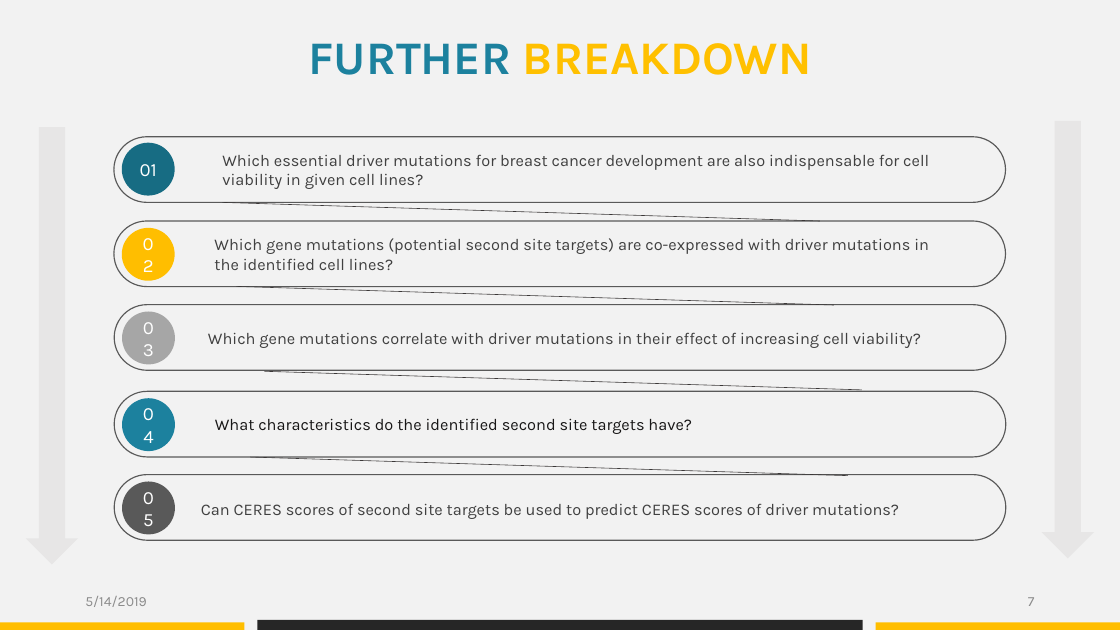
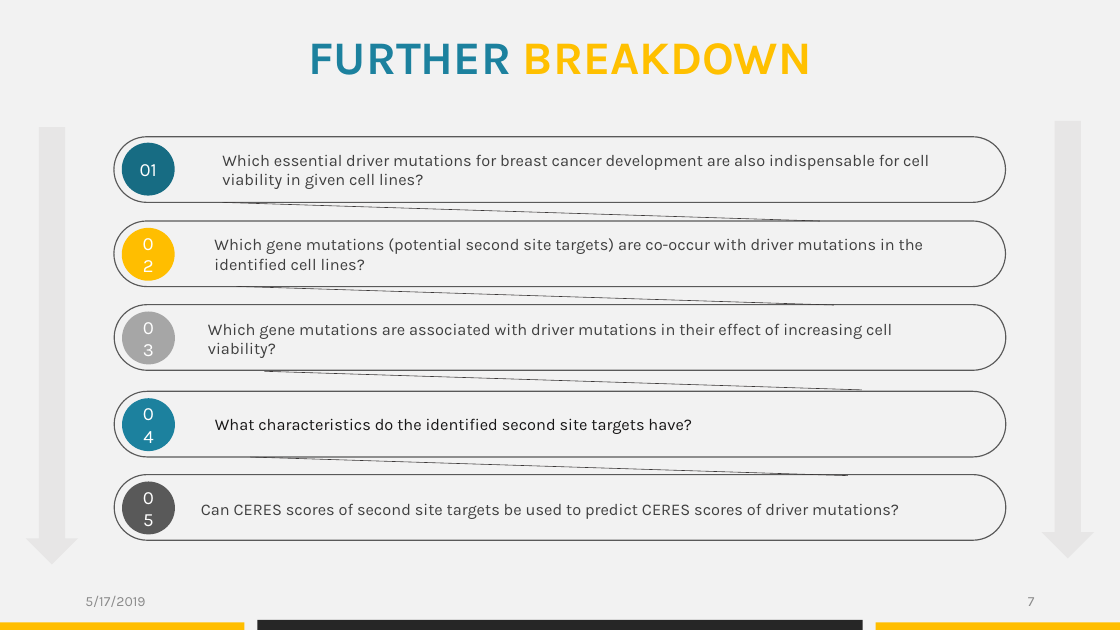
Before and after one commit to datascience-mobi/group-04-project-1-4, a slide deck: slide 7 of Project proposal_presentation_V1.pptx. Drawn at 1120x630 pixels with LibreOffice and Linux fonts; fonts in the diff are those of the drawing. Boxes give left, top, right and bottom in pixels: in the first picture for what was removed or moved away, otherwise in the second. Text is boxed around its words. In the diff, an @@ line names an element or a change of style, - is before the commit and + after.

Commit message:
Coreccted Proposal: Associated, not correlated

```diff
--- a/Project proposal_presentation_V1.pptx
+++ b/Project proposal_presentation_V1.pptx
@@ text at (214,238,923,270): text changed @@
-Which gene mutations (potential second site targets) are co-expressed with driver mutations in the identified cell lines?
+Which gene mutations (potential second site targets) are co-occur with driver mutations in the identified cell lines?
@@ text at (208,324,892,358): text changed @@
-Which gene mutations correlate with driver mutations in their effect of increasing cell viability?
+Which gene mutations are associated with driver mutations in their effect of increasing cell viability?
@@ text at (85,596,145,607): text changed @@
-5/14/2019
+5/17/2019
```
Also in this commit, not shown: 19 other slides changed.
